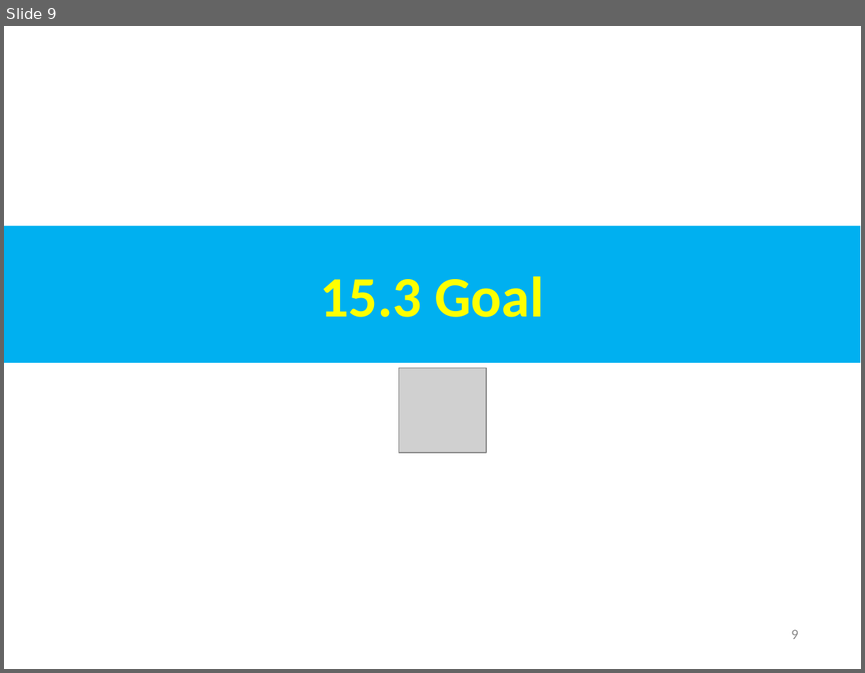
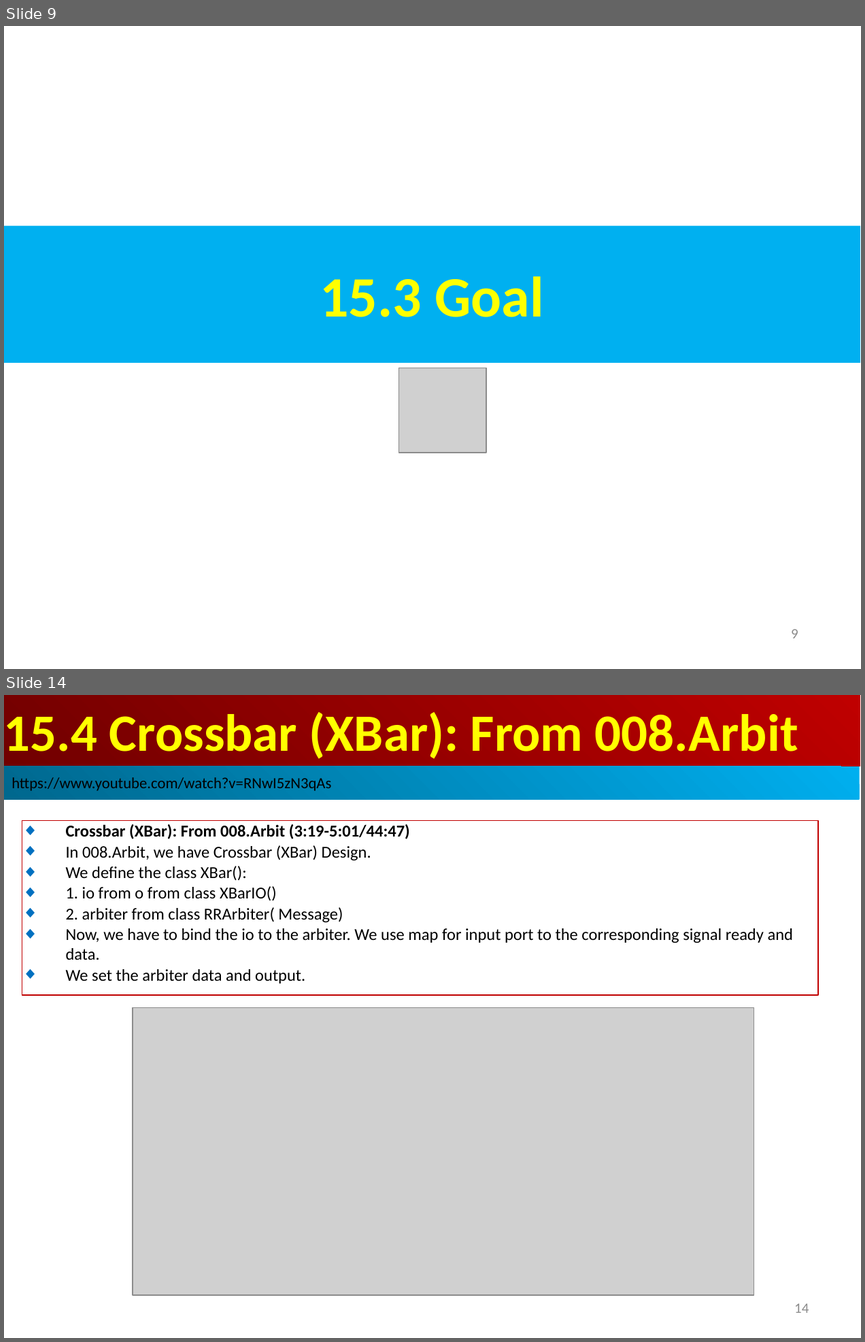
Before and after one commit to peterhchen/AIU_CS800_Chisel, a slide deck: 500_UCSC_HWD/015_Network/000_Video/015.Network.ppt. Shown one above the other, each under a label of ours: slide 9 before the commit, slides 9 and 14 after it; the slides between them are not shown. The pictures are 865x673 and 865x1342 pixels, drawn with LibreOffice and Linux fonts; fonts in the diff are those of the drawing; grey boxes stand for pictures. Boxes give left, top, right and bottom in pixels: in the first picture for what was removed or moved away, otherwise in the second. Text is boxed around its words. In the diff, an @@ line names an element or a change of style, - is before the commit and + after.

```diff
--- a/500_UCSC_HWD/015_Network/000_Video/015.Network.ppt
+++ b/500_UCSC_HWD/015_Network/000_Video/015.Network.ppt
@@ slide 14 added at (4,695,861,1338), background #FFFFFF @@
@@ rectangle added at (4,695,860,766), fill gradient #BF0000 to #710000, 44 pt, text #FFFF00, bold @@
+15.4 Crossbar (XBar): From 008.Arbit
@@ rectangle added at (4,766,859,800), fill gradient #00AFEF to #00688E, 13 pt, text #000000 @@
+https://www.youtube.com/watch?v=RNwI5zN3qAs
@@ rectangle added at (22,820,818,995), outline #C00000 0.74 pt, 14 pt, text #000000 @@
+◆ Crossbar (XBar): From 008.Arbit (3:19-5:01/44:47)
+◆ In 008.Arbit, we have Crossbar (XBar) Design.
+◆ We define the class XBar():
+◆ 1. io from o from class XBarIO()
+◆ 2. arbiter from class RRArbiter( Message)
+◆ Now, we have to bind the io to the arbiter. We use map for input port to the corresponding signal ready and data.
+◆ We set the arbiter data and output.
@@ picture added at (133,1008,753,1295) @@
@@ page number added at (794,1303,808,1312), 12 pt, text #8B8B8B @@
+14
```
Also in this commit, not shown: 5 slides changed, 9 other slides added, 1 slide removed.
